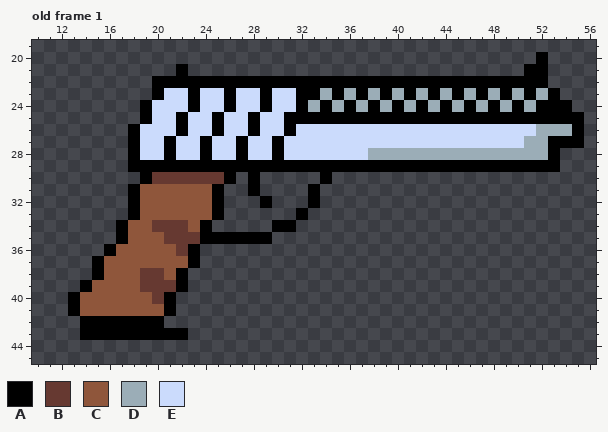
Pixel-art file, stored at art/PISTOL.aseprite. This is how it looked before the edit.
64x64 pixels, 1 frame. Shown: old frame 1: x 10..56, y 19..45. The commit also changed other frames, which this record leaves out.
Visible layers, top first: "slide", "grip", "MAG".
Palette (. is transparent): A #000000  B #663931  C #8f563b  D #9badb7  E #cbdbfc
Pixels before, old frame 1, first column x 13:
20 .......................................A...
21 .........A............................AA...
22 .......AAAAAAAAAAAAAAAAAAAAAAAAAAAAAAAAA...
23 .......AEEAEEAEEAEEAADADADADADADADADADADA..
24 ......AEEEAEEAEEAEEADADADADADADADADADADAAA.
25 ......AEEAEEAEEAEEAAAAAAAAAAAAAAAAAAAAAAAAA
26 .....AEEEAEEAEEAEEAEEEEEEEEEEEEEEEEEEEEDDDA
27 .....AEEAEEAEEAEEAEEEEEEEEEEEEEEEEEEEEDDAAA
28 .....AEEAEEAEEAEEAEEEEEEEDDDDDDDDDDDDDDDA..
29 .....AAAAAAAAAAAAAAAAAAAAAAAAAAAAAAAAAAAA..
30 ......ABBBBBBA.A.....A.....................
31 .....ACCCCCCA..A....A......................
32 .....ACCCCCCA...A...A......................
33 .....ACCCCCCA......A.......................
34 ....ACCBBBCA.....AA........................
35 ....ACCCBBBAAAAAA..........................
36 ...ACCCCCBA................................
37 ..ACCCCCCCA................................
38 ..ACCCBBCA.................................
39 .ACCCCBBBA.................................
40 ACCCCCCBA..................................
41 ACCCCCCCA..................................
42 .AAAAAAA...................................
43 .AAAAAAAAA.................................
The result:
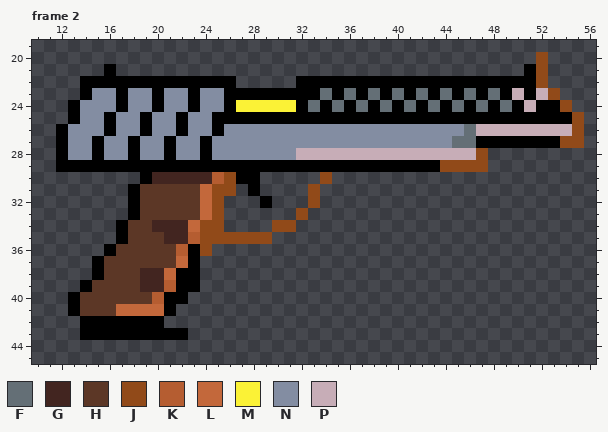
Colours new in this view: F #646f76  G #422520  H #5c3726  J #914a19  K #b55d31  L #c3683b  M #fbf236  N #838da2  P #c7adb7
A new or re-ordered frame is compared with the old frame closest to it.
Diff:
frames 1 -> 6
layer "Layer 1" opacity 65% lighten added
layer "Layer 2" opacity 36% added
Changed rows in their new state; - is an unchanged pixel.
Frame 2 is new; against old frame 1:
first column x 12:
20 ----------------------------------------J---
21 ----A-----.-----------------------------J---
22 --AAAAAA-------.....--------------------J---
23 --ANNANN-NN-NN-AA-AA--F-F-F-F-F-F-F-F-P-PJ--
24 -ANNNANNANN-NN-MMMMM-F-F-F-F-F-F-F-F-F-P--J-
25 -ANNANN-NN-NN-AA-AA------------------------J
26 ANNNANNANN-NN-NNNNNNNNNNNNNNNNNNNNFPPPPPPPPJ
27 ANNANN-NN-NN-NNNNNNNNNNNNNNNNNNNNFFAAAAAA-JJ
28 ANNANN-NN-NN-NNNNNNNPPPPPPPPPPPPPPPJ......--
29 AAAAAA--------------------------JJJJ......--
30 --------GGGGGKJA------J---------------------
31 -------HHHHHLJJ------J----------------------
32 -------HHHHHLJ-------J----------------------
33 -------HHHHHLJ------J-----------------------
34 ------HHGGGLJJ----JJ------------------------
35 ------HHHGGKJJJJJJ--------------------------
36 -----HHHHHK-J-------------------------------
37 ----HHHHHHL---------------------------------
38 ----HHHGGL-A--------------------------------
39 ---HHHHGGK-A--------------------------------
40 --HHHHHHK-A---------------------------------
41 --HHHLLLL-----------------------------------
